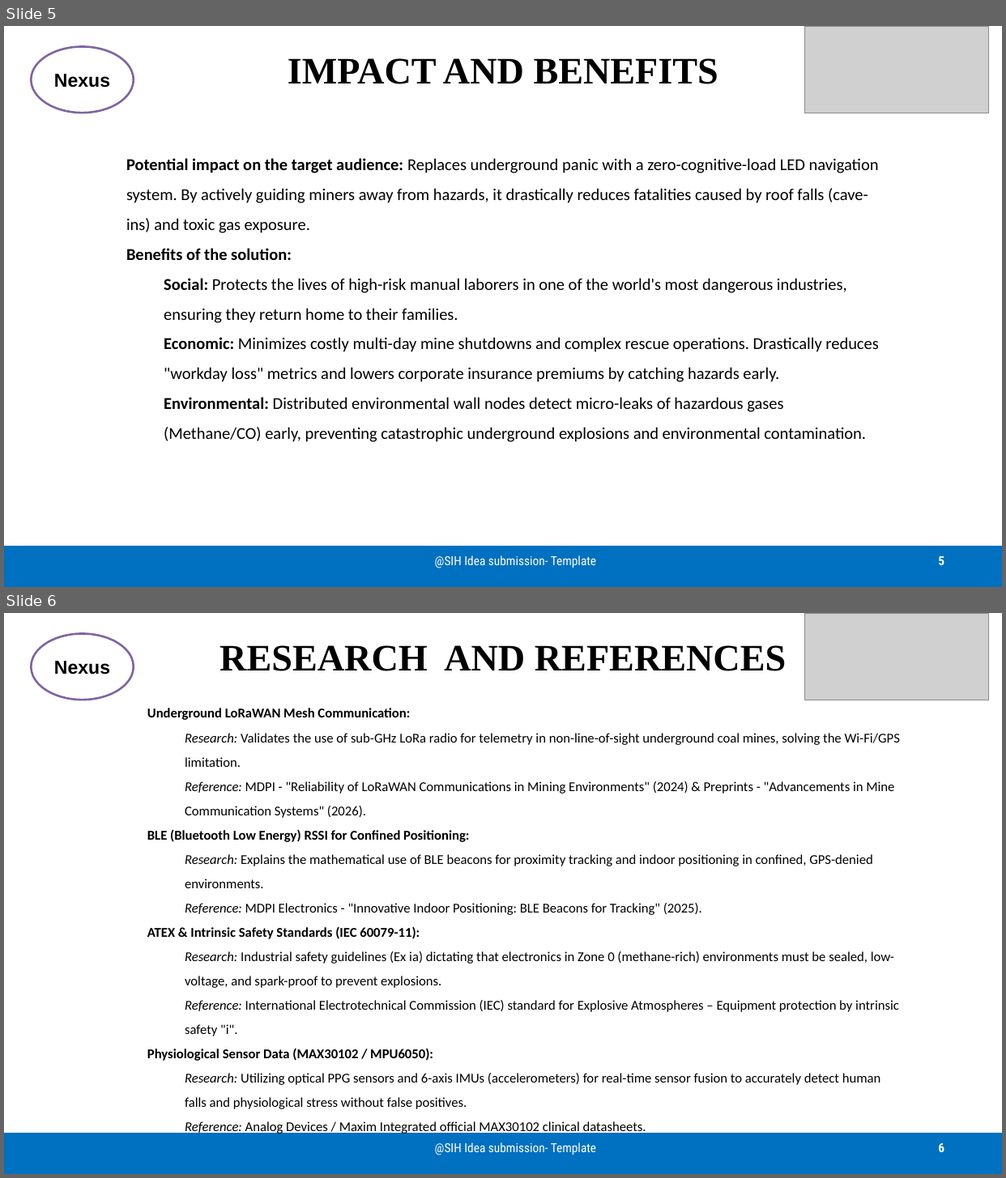
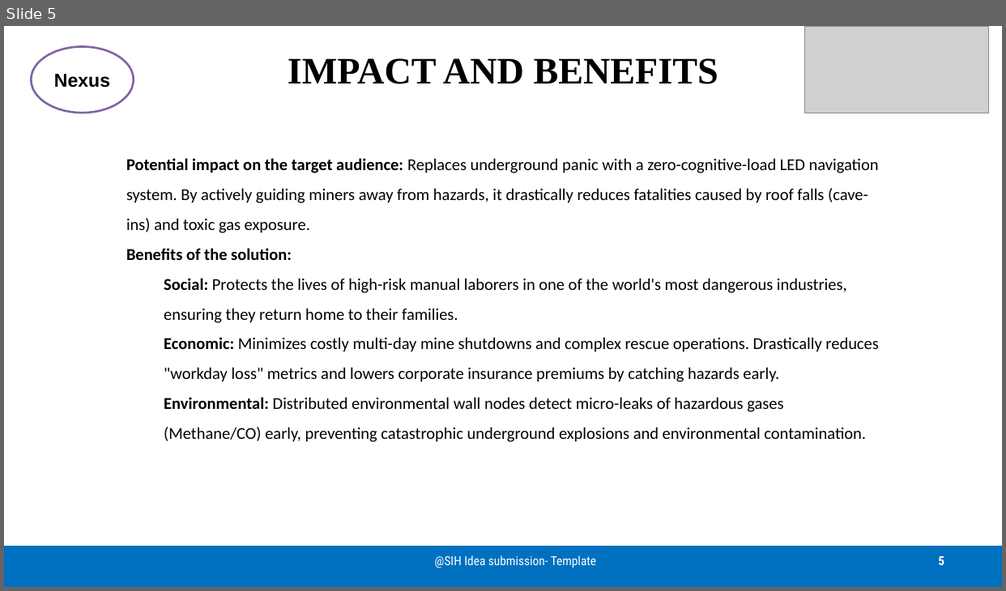
Before and after one commit to parthivpc/SIH26-A0H-T278, a slide deck: share/SIH26-A0H-T278-SIH26239_Presentation.pptx. Shown one above the other, each under a label of ours: slides 5 and 6 before the commit, slide 5 after it. The pictures are 1006x1178 and 1006x591 pixels, drawn with LibreOffice and Linux fonts; fonts in the diff are those of the drawing; grey boxes stand for pictures. Boxes give left, top, right and bottom in pixels: in the first picture for what was removed or moved away, otherwise in the second. Text is boxed around its words. In the diff, an @@ line names an element or a change of style, - is before the commit and + after.

```diff
--- a/share/SIH26-A0H-T278-SIH26239_Presentation.pptx
+++ b/share/SIH26-A0H-T278-SIH26239_Presentation.pptx
@@ slide 6 removed at [4,613,1002,1174], background #FFFFFF @@
@@ ellipse removed at [31,634,134,700] @@
-Nexus
@@ picture removed at [805,613,989,700] @@
@@ title removed at [219,645,786,671] @@
-RESEARCH AND REFERENCES
@@ text removed at [147,708,900,1135] @@
-Underground LoRaWAN Mesh Communication:
-  Research: Validates the use of sub-GHz LoRa radio for telemetry in non-line-of-sight underground coal mines, solving the Wi-Fi/GPS limitation.
-  Reference: MDPI - "Reliability of LoRaWAN Communications in Mining Environments" (2024) & Preprints - "Advancements in Mine Communication Systems" (2026).
-BLE (Bluetooth Low Energy) RSSI for Confined Positioning:
-  Research: Explains the mathematical use of BLE beacons for proximity tracking and indoor positioning in confined, GPS-denied environments.
-  Reference: MDPI Electronics - "Innovative Indoor Positioning: BLE Beacons for Tracking" (2025).
-ATEX & Intrinsic Safety Standards (IEC 60079-11):
-  Research: Industrial safety guidelines (Ex ia) dictating that electronics in Zone 0 (methane-rich) environments must be sealed, low-voltage, and spark-proof to prevent explosions.
-  Reference: International Electrotechnical Commission (IEC) standard for Explosive Atmospheres – Equipment protection by intrinsic safety "i".
-Physiological Sensor Data (MAX30102 / MPU6050):
-  Research: Utilizing optical PPG sensors and 6-axis IMUs (accelerometers) for real-time sensor fusion to accurately detect human falls and physiological stress without false positives.
-  Reference: Analog Devices / Maxim Integrated official MAX30102 clinical datasheets.
@@ rectangle removed at [4,1133,1002,1174] @@
@@ text removed at [435,1143,596,1156] @@
-@SIH Idea submission- Template
@@ page number removed at [938,1144,944,1152] @@
-6
```
Also in this commit, not shown: 2 slides added, 1 other slide removed.
